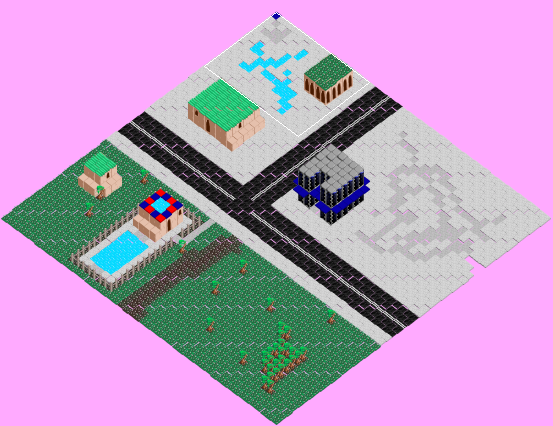
Tiled map -- example/maps/street.tmx. The first picture is a wide view before the edit; the outline marks the close-up.
Close-up. Before:
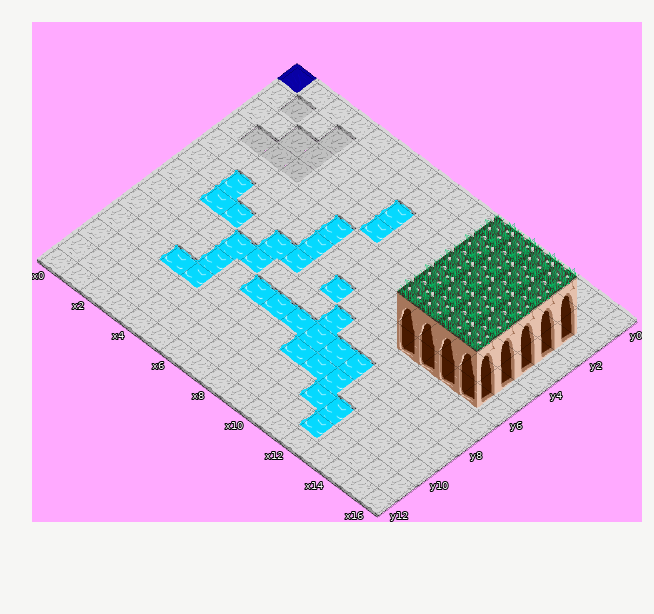
Cells are 64x48 px. Isometric: x runs down to the right, y down to the left. Shown: x 0..16, y 0..12. Layer "varergveragver" is drawn 0,-96 px off the grid.
After the commit:
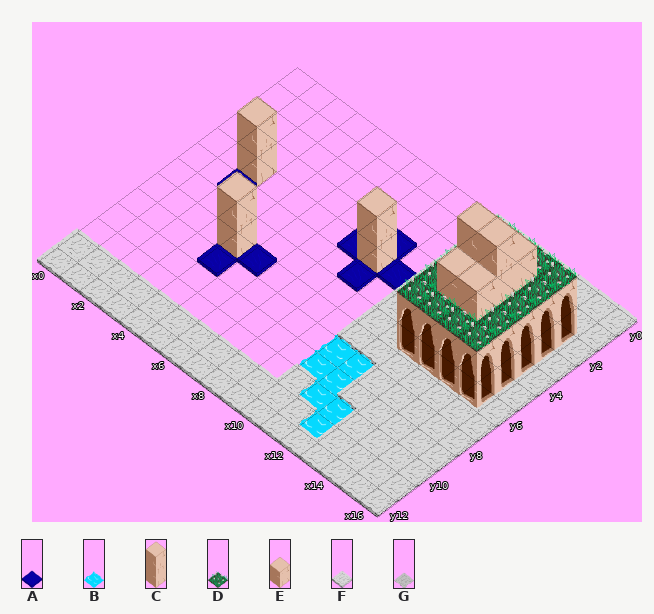
Key: from "tileset": A 1, B 2, C 5, D 8, E 10, F 14, G 23.
_ is an empty cell.
The edit:
Layer "hello":
Tile B gives way to tile A in row 5 at x 2; in row 7 at x 5; in row 8 at x 4.
Tile F gives way to tile A in row 3 at x 8; in row 4 at x 7 and 9; in row 5 at x 8.
Tile B gives way to tile C in row 7 at x 4.
Tile F gives way to tile C in row 4 at x 2 and 8.
Tile A is removed in row 0 at x 0.
Tile B is removed in rows 2 to 3 at x 7; in rows 4 to 5 at x 6; in row 6 at x 2 to 3, 5 to 6 and 8; in row 7 at x 9; in row 8 at x 6 to 9; in row 9 at x 3 to 4 and 9.
Tile F is removed in row 0 at x 1 to 9; in row 1 at x 0, 2 and 4 to 9; in row 2 at x 0 to 1, 4 to 6 and 8 to 9; in row 3 at x 0, 4 to 6 and 9; in row 4 at x 0 to 1 and 3 to 5; in row 5 at x 0 to 1, 3 to 5, 7 and 9.
Tile F is removed in row 6 at x 0 to 1, 4, 7 and 9; in row 7 at x 0 to 3 and 6 to 8; in row 8 at x 0 to 3 and 5; in row 9 at x 0 to 2 and 5 to 8; in row 10 at x 0 to 9.
Tile G is removed in row 1 at x 1 and 3; in row 2 at x 2 to 3; in row 3 at x 1 to 3.
Layer "varergveragver":
Tile D gives way to tile C in row 4 at x 13 to 14.
Tile D gives way to tile E in row 3 at x 13 to 14; in row 5 at x 13 to 14.
Boxes around the changes in both close-ups, in picture pixels (x1, y1, x2, y2):
changed: (77, 63, 537, 378)
